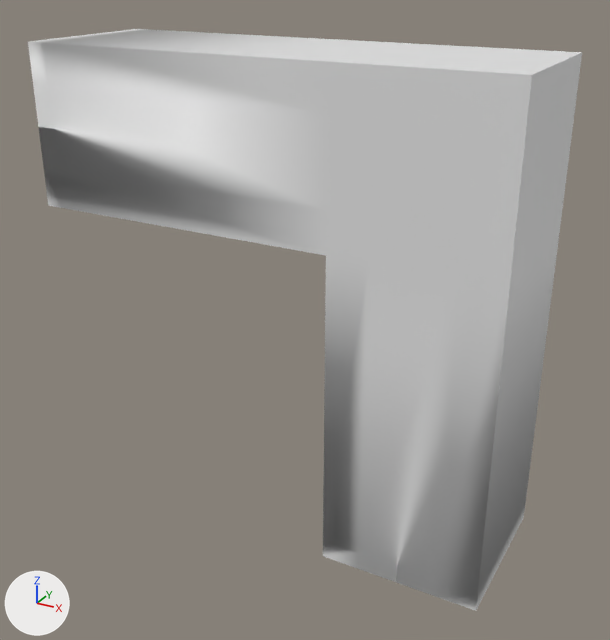
Two versions of the FBX model SferoTestVR/Assets/Art/Models/Corridors/Corridor_3U_Right.fbx, one commit apart.
One viewpoint serves both versions: a camera (50 mm lens) standing at (-105.2, -30.5, 28.0) and looking at (-124.2, 3.9, 10.8). The lights are fixed; the arrows at lower left show +X, +Y and +Z.

In view in the first picture: 'Corridor 3U Right'.
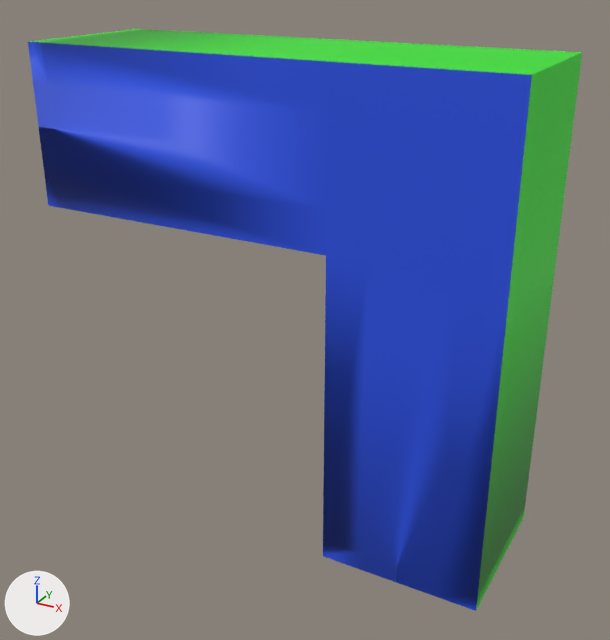
Location of each change, (x1, y1, x2, y2) in pixels of the pictures (610 x 640 px):
part 1 of me_corridor_3u_right, recoloured (grey to blue)
    both: (28, 42, 532, 611)
part 2 of me_corridor_3u_right, recoloured (grey to green)
    both: (29, 29, 582, 610)

Edits to the bpy script that builds the scene:
```text
Add mat_ceiling:
    mat_ceiling = principled_material('ceiling')
    mat_ceiling.base_color = (0.8, 0.0, 0.00472)  # red #e7000f
Add mat_floor:
    mat_floor = principled_material('floor')
    mat_floor.base_color = (0.0226, 0.0857, 0.8)  # blue #2953e7
Add mat_wall:
    mat_wall = principled_material('wall')
    mat_wall.base_color = (0.0123, 0.8, 0.0)  # green #1de700
Change me_corridor_3u_right:
    where me_corridor_3u_right.from_pydata(...)  # 64 vertices, 68 faces; spans x -20.0..4.0, y 0.0..8.0, z 0.0..24.0
    used by ob_corridor_3u_right; location = (-117.0, 0.0, 0.0)
    me_corridor_3u_right part 1: all 21 faces centred in x -19.5..3.0, y 0.0, z 0.5..23.0 switch from no material to mat_floor (blue #2953e7)
    me_corridor_3u_right part 2: all 26 faces centred in x -20.0..4.0, y 4.0, z 0.0..24.0 switch from no material to mat_wall (green #1de700)
    add me_corridor_3u_right.materials.append(mat_ceiling)  # red #e7000f
```
